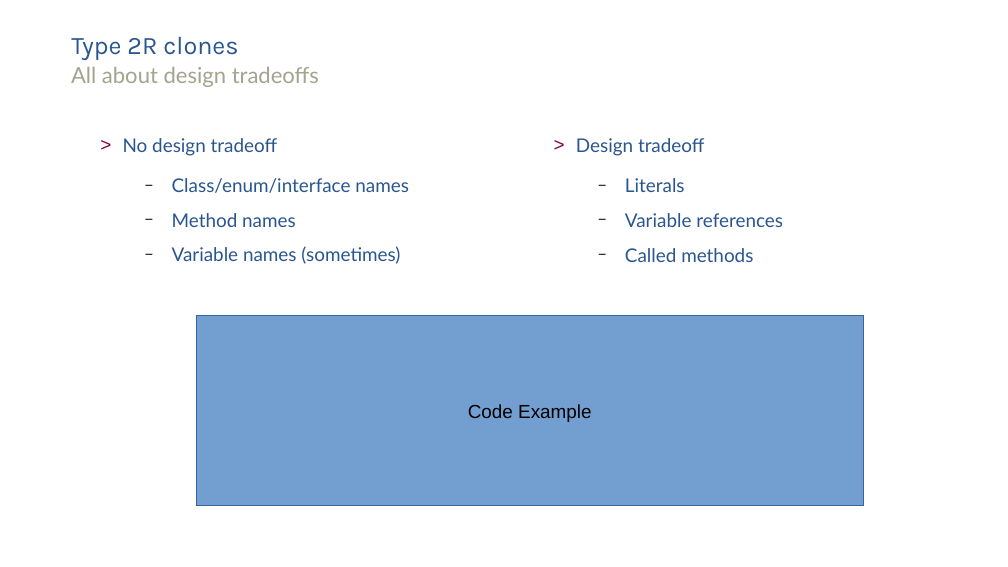
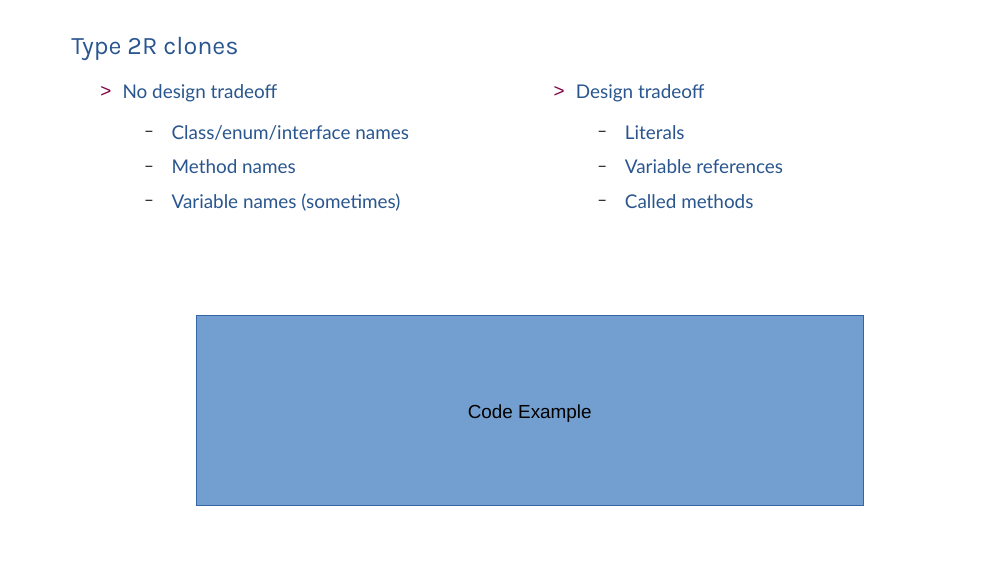
Before and after one commit to SimonBaars/Master-Thesis-Simon-Baars, a slide deck: slide 34 of presentations/FinalPresentation.odp (slide 28 before the commit). Drawn at 1008x567 pixels with LibreOffice and Linux fonts; fonts in the diff are those of the drawing. Boxes give left, top, right and bottom in pixels: in the first picture for what was removed or moved away, otherwise in the second. Text is boxed around its words. In the diff, an @@ line names an element or a change of style, - is before the commit and + after.

```diff
--- a/presentations/FinalPresentation.odp
+++ b/presentations/FinalPresentation.odp
@@ free removed at [71, 63, 929, 95] @@
-All about design tradeoffs
@@ free "No design tradeoff": place and size @@
-free "No design tradeoff" at [101, 131, 553, 503]
+free "No design tradeoff" at [101, 77, 553, 449]
@@ free "Design tradeoff": place and size @@
-free "Design tradeoff" at [554, 131, 1006, 503]
+free "Design tradeoff" at [554, 77, 1006, 449]
```
Also in this commit, not shown: 5 other slides changed, 6 slides added, 1 other file.
